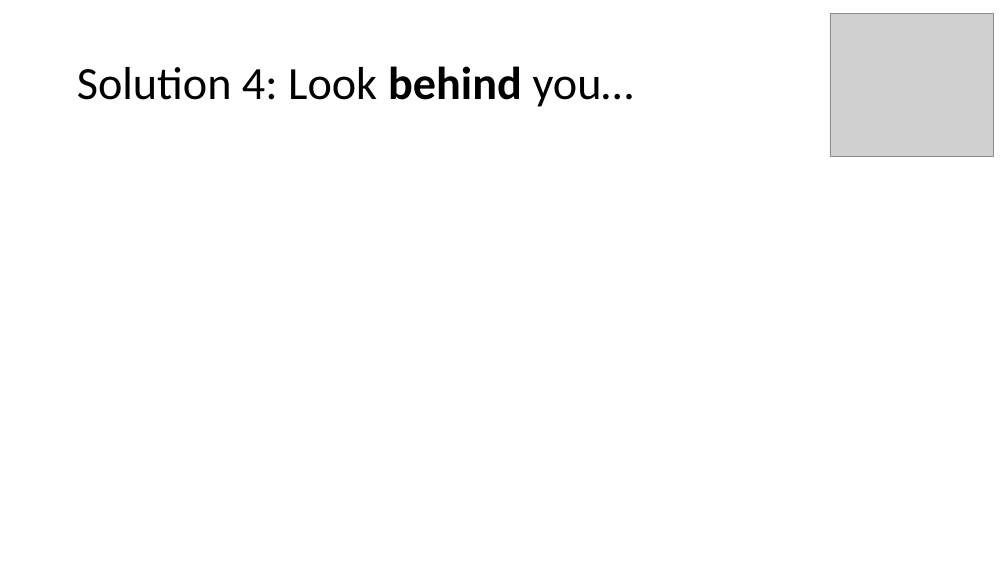
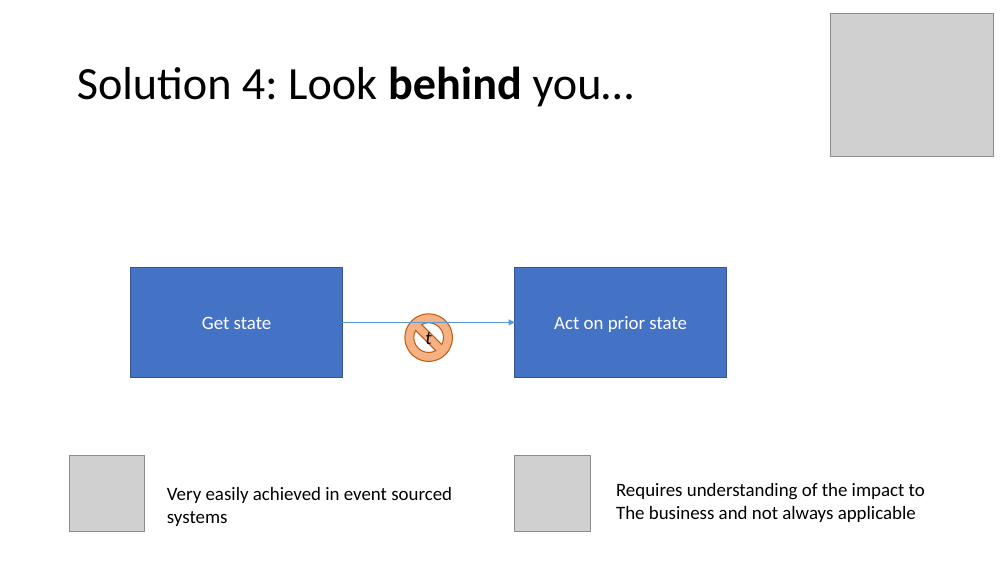
Before and after one commit to MerrionComputing/Presentations, a slide deck: slide 6 of Taming the Concurrency Crocodile.pptx. Drawn at 1008x567 pixels with LibreOffice and Linux fonts; fonts in the diff are those of the drawing; grey boxes stand for pictures. Boxes give left, top, right and bottom in pixels: in the first picture for what was removed or moved away, otherwise in the second. Text is boxed around its words. In the diff, an @@ line names an element or a change of style, - is before the commit and + after.

```diff
--- a/Taming the Concurrency Crocodile.pptx
+++ b/Taming the Concurrency Crocodile.pptx
@@ rectangle added at (x1=131, y1=268, x2=343, y2=377), fill #4472C4, outline #325491 1 pt, 18 pt, text #FFFFFF @@
+Get state
@@ rectangle added at (x1=515, y1=268, x2=727, y2=377), fill #4472C4, outline #325491 1 pt, 18 pt, text #FFFFFF @@
+Act on prior state
@@ arrow added from (343, 322) to (515, 322), #5B9BD5 1.5 pt @@
@@ no-entry sign added at (x1=405, y1=314, x2=453, y2=361), fill #F4B183, outline #C55A11 1 pt @@
@@ text added at (x1=425, y1=329, x2=431, y2=350), 18 pt, text #000000, italic @@
+t
@@ picture added at (x1=70, y1=455, x2=145, y2=531) @@
@@ picture added at (x1=515, y1=455, x2=591, y2=531) @@
@@ text added at (x1=167, y1=487, x2=452, y2=526), 18 pt, text #000000 @@
+Very easily achieved in event sourced
+systems
@@ text added at (x1=616, y1=483, x2=925, y2=522), 18 pt, text #000000 @@
+Requires understanding of the impact to
+The business and not always applicable
```
Also in this commit, not shown: 5 other slides changed.
